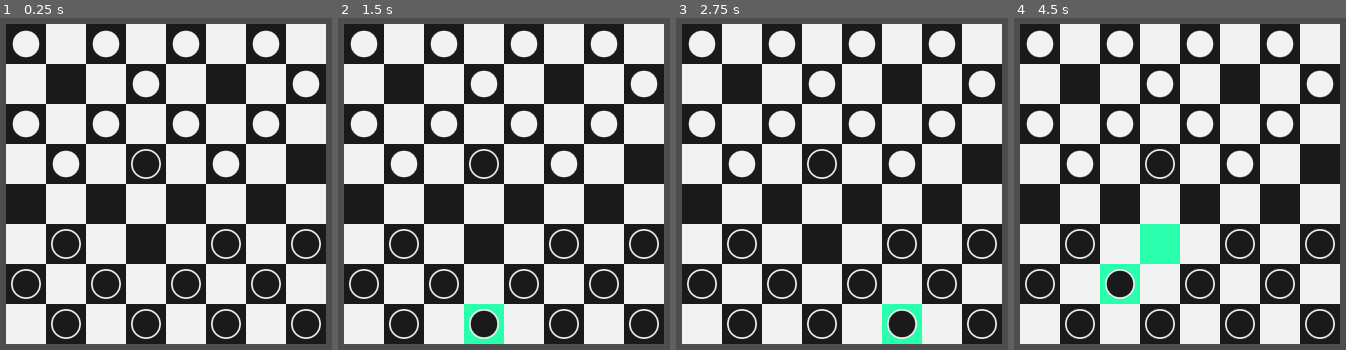
Above: before the commit, frames 1-4 (left to right).
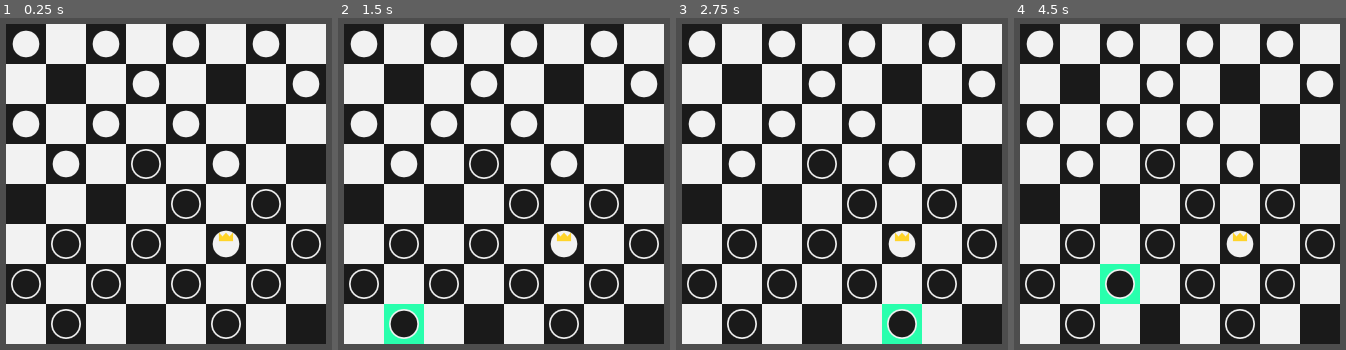
Above: after the commit, the same moments.

Repository: PacktPublishing/The-Essential-Guide-to-Creating-Multiplayer-Games-with-Godot-4.0
Game: Godot game, scene res://06.building-online-checkers/CheckerBoard.tscn
Same seed, same stepped clock (60 frames per second), same inputs: the game is played once before the commit and once after it. The project has no main scene, so this scene is started directly.
Inputs (mouse positions are in pixels of both pictures, inside the frame that each line leads up to):
- Up to frame 1 (0.25 s): no input
- Up to frame 2 (1.5 s): tap Enter at 0.5 s; move the mouse to (404, 323) at 0.52 s; click (404, 323) at 0.67 s; tap Space at 1.25 s; move the mouse to (484, 323) at 1.27 s; click (484, 323) at 1.42 s
- Up to frame 3 (2.75 s): tap Enter at 2 s; move the mouse to (901, 323) at 2.02 s; click (901, 323) at 2.17 s
- Up to frame 4 (4.5 s): tap Space at 2.75, 4.25 s; move the mouse to (1319, 323) at 2.77 s; click (1319, 323) at 2.92 s; tap Enter at 3.5 s; move the mouse to (1040, 283) at 3.52 s; click (1040, 283) at 3.67 s; move the mouse to (1120, 283) at 4.27 s; click (1120, 283) at 4.42 s

The runs differ from the first frame. In frame 1, 2.1% of the frame differs, in the area x 39-97%, y 27-97%; in frame 2, 3.8%, in the area x 13-97%, y 27-99%; in frame 3, 2.1%; in frame 4, 3.4%.

Commit message:
Fix not capturing in multiple directions

Diff:
--- a/source/06.building-online-checkers/BlackPiece.tscn
+++ b/source/06.building-online-checkers/BlackPiece.tscn
@@ -1,9 +1,11 @@
-[gd_scene load_steps=3 format=3 uid="uid://c4j4u4p46c5vo"]
+[gd_scene load_steps=4 format=3 uid="uid://c4j4u4p46c5vo"]
 
 [ext_resource type="PackedScene" uid="uid://cagbt5td4pukp" path="res://06.building-online-checkers/Piece.tscn" id="1_pjt0j"]
 [ext_resource type="Texture2D" uid="uid://43ybxr7xfljj" path="res://06.building-online-checkers/BlackPiece.svg" id="2_1sheh"]
+[ext_resource type="Texture2D" uid="uid://c7dxkl28fibfx" path="res://06.building-online-checkers/BlackKing.svg" id="2_p2hfc"]
 
 [node name="Piece" instance=ExtResource("1_pjt0j")]
+king_texture = ExtResource("2_p2hfc")
 
-[node name="Sprite2D" parent="." index="0"]
+[node name="Sprite2D" parent="." index="1"]
 texture = ExtResource("2_1sheh")
--- a/source/06.building-online-checkers/CheckerBoard.gd
+++ b/source/06.building-online-checkers/CheckerBoard.gd
@@ -14,7 +14,6 @@
 @onready var free_cells = $FreeCells
 
 var selected_piece = null
-var available_cells = []
 
 
 func _ready():
@@ -96,36 +95,41 @@
 		movement_directions = NEIGHBOR_CELLS_KING
 
 	var selected_piece_cell = local_to_map(selected_piece.position)
-	for direction in movement_directions:
-		var capturing = search_available_cells(selected_piece_cell, direction)
-		if capturing:
-			break
+	search_available_cells(selected_piece_cell, movement_directions)
+
+
+func search_available_cells(current_cell, directions):
+	var available_cells = []
+	var capturing = false
+	for direction in directions:
+		var cell = current_cell + direction
+
+		# Cell is out of the board's boundaries
+		if not cell in meta_board:
+			continue
+		var cell_content = meta_board[cell]
+
+		# Cell is occupied
+		if not cell_content == null:
+			# The content of the cell is an opponent piece
+			if not cell_content.get_parent() == selected_piece.get_parent():
+				var capturing_cell = cell + direction
+				if not capturing_cell in meta_board:
+					continue
+				# There's a neighbor free cell in the capturing direction
+				if meta_board[capturing_cell] == null:
+					capturing = true
+					available_cells.append(capturing_cell)
+		elif not capturing:
+			available_cells.append(cell)
+
 	for cell in available_cells:
 		add_free_cell(cell)
-
-
-func search_available_cells(current_cell, direction):
-	var cell = current_cell + direction
-	var capturing = false
-	if not cell in meta_board:
-		return
-	var cell_content = meta_board[cell]
-	if cell_content == null:
-		available_cells.append(cell)
-	elif not cell_content.get_parent() == selected_piece.get_parent():
-		var capturing_cell = cell + direction
-		if capturing_cell in meta_board:
-			if meta_board[capturing_cell] == null:
-				available_cells.clear()
-				available_cells.append(cell + direction)
-				capturing = true
-	return capturing
 
 
 func clear_free_cells():
 	for child in free_cells.get_children():
 		child.queue_free()
-	available_cells.clear()
 
 
 func add_free_cell(cell):
--- a/source/06.building-online-checkers/CheckerBoard.tscn
+++ b/source/06.building-online-checkers/CheckerBoard.tscn
@@ -30,13 +30,13 @@
 position = Vector2(96, 480)
 
 [node name="Piece2" parent="BlackTeam" instance=ExtResource("3_kv0m4")]
-position = Vector2(224, 480)
+position = Vector2(224, 352)
 
 [node name="Piece3" parent="BlackTeam" instance=ExtResource("3_kv0m4")]
 position = Vector2(352, 480)
 
 [node name="Piece4" parent="BlackTeam" instance=ExtResource("3_kv0m4")]
-position = Vector2(480, 480)
+position = Vector2(416, 288)
 
 [node name="Piece5" parent="BlackTeam" instance=ExtResource("3_kv0m4")]
 position = Vector2(32, 416)
@@ -48,7 +48,7 @@
 position = Vector2(288, 416)
 
 [node name="Piece8" parent="BlackTeam" instance=ExtResource("3_kv0m4")]
-position = Vector2(352, 352)
+position = Vector2(288, 288)
 
 [node name="Piece9" parent="BlackTeam" instance=ExtResource("3_kv0m4")]
 position = Vector2(96, 352)
@@ -99,6 +99,7 @@
 position = Vector2(288, 160)
 
 [node name="Piece12" parent="WhiteTeam" instance=ExtResource("4_k1uve")]
-position = Vector2(416, 160)
+position = Vector2(352, 352)
+is_king = true
 
 [node name="FreeCells" type="Node2D" parent="."]
--- a/source/06.building-online-checkers/Piece.gd
+++ b/source/06.building-online-checkers/Piece.gd
@@ -3,11 +3,22 @@
 signal selected
 signal deselected
 
-var is_selected = false
-var is_king = false
+@export var is_king = false: set = _set_is_king
+@export var king_texture = preload("res://06.building-online-checkers/WhiteKing.svg")
 
 @onready var area = $Area2D
 @onready var color_rect = $ColorRect
+@onready var sprite = $Sprite2D
+
+var is_selected = false
+
+
+func _set_is_king(new_value):
+	is_king = new_value
+	if not is_inside_tree():
+		await(ready)
+	if is_king:
+		sprite.texture = king_texture
 
 
 func _on_area_2d_input_event(viewport, event, shape_idx):
